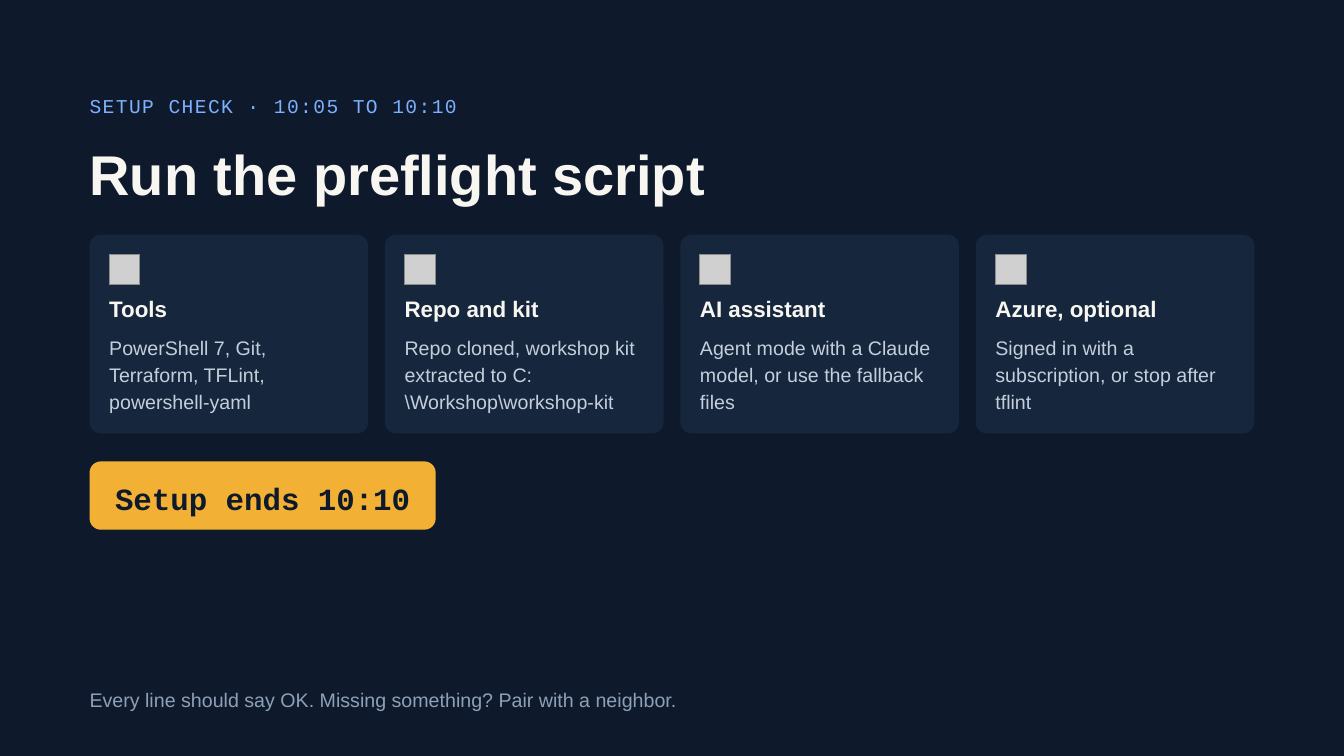
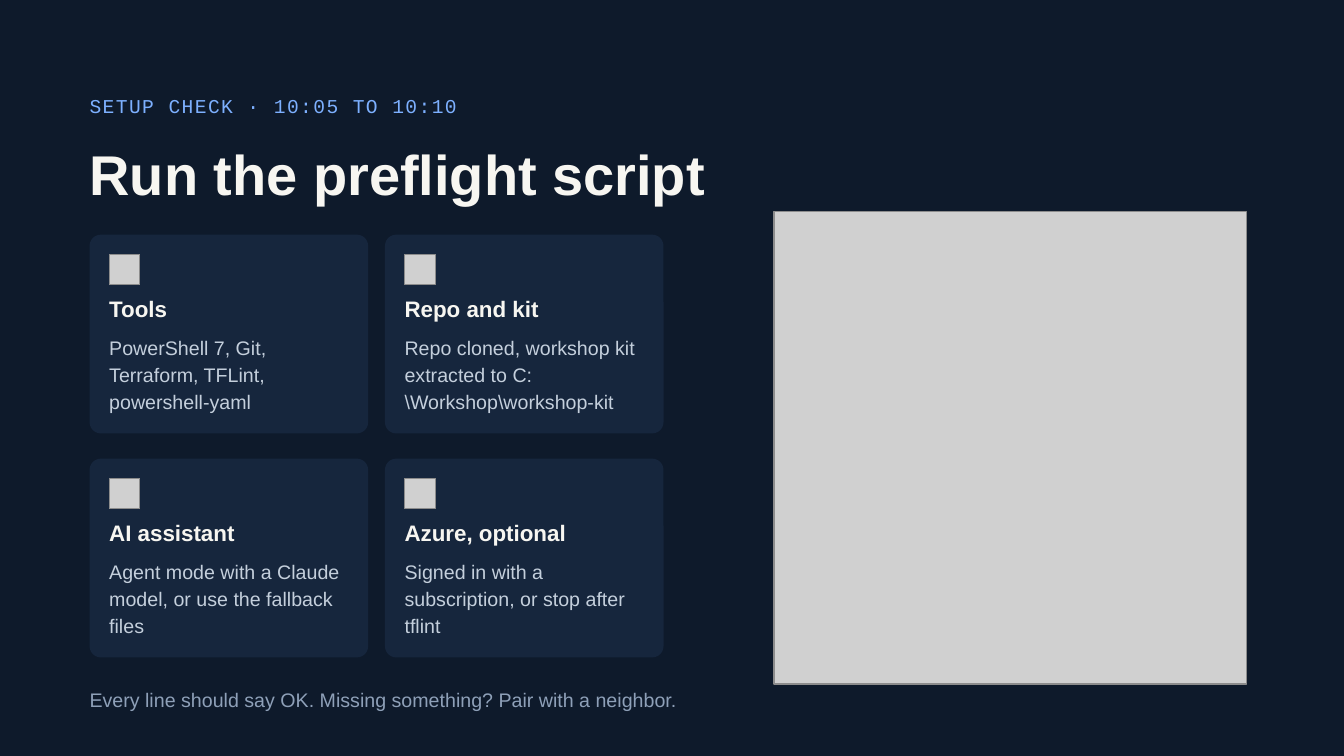
Before and after one commit to TaleLearnCode/FromArchitectureToTerraformWorkshop, a slide deck: slide 7 of From Architecture to Terraform Workshop.pptx. Drawn at 1344x756 pixels with LibreOffice and Linux fonts; fonts in the diff are those of the drawing; grey boxes stand for pictures. Boxes give left, top, right and bottom in pixels: in the first picture for what was removed or moved away, otherwise in the second. Text is boxed around its words. In the diff, an @@ line names an element or a change of style, - is before the commit and + after.

```diff
--- a/From Architecture to Terraform Workshop.pptx
+++ b/From Architecture to Terraform Workshop.pptx
@@ picture added at box(774, 212, 1247, 685) @@
@@ rounded rectangle removed at box(90, 462, 436, 530) @@
-Setup ends 10:10
@@ 4 texts, 2 pictures, 2 rounded rectangles: place and size @@
-4 texts, 2 pictures, 2 rounded rectangles at box(681, 235, 1254, 434)
+4 texts, 2 pictures, 2 rounded rectangles at box(90, 459, 663, 657)
```
Also in this commit, not shown: 2 other slides changed, 7 other files.
